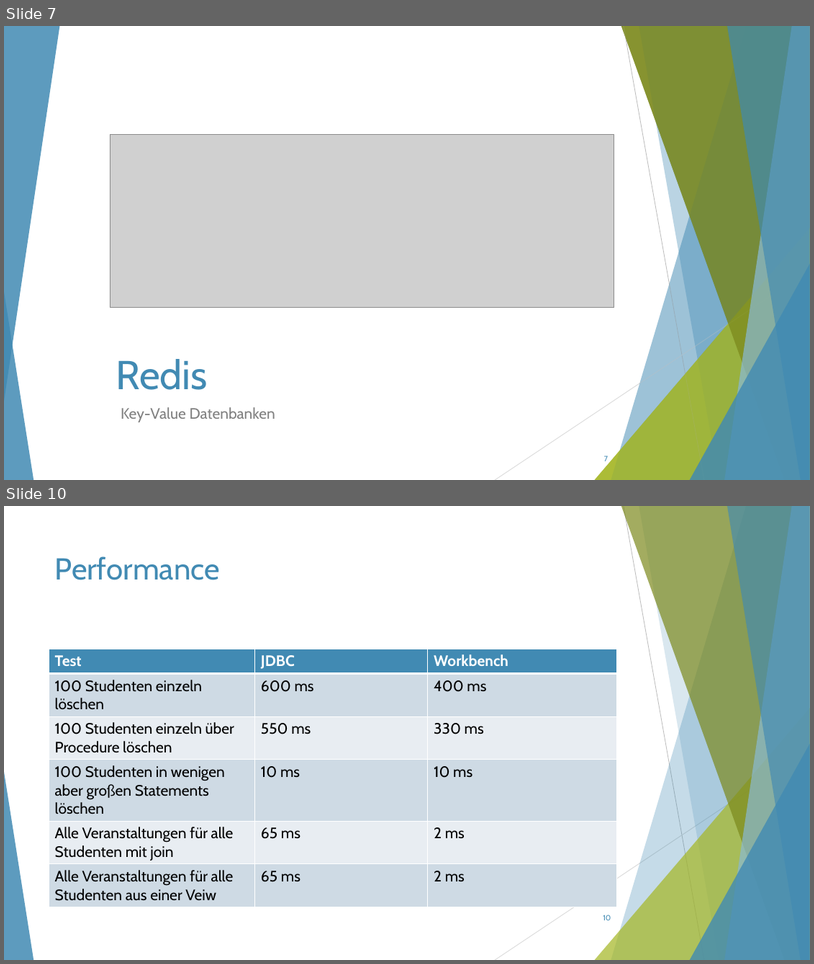
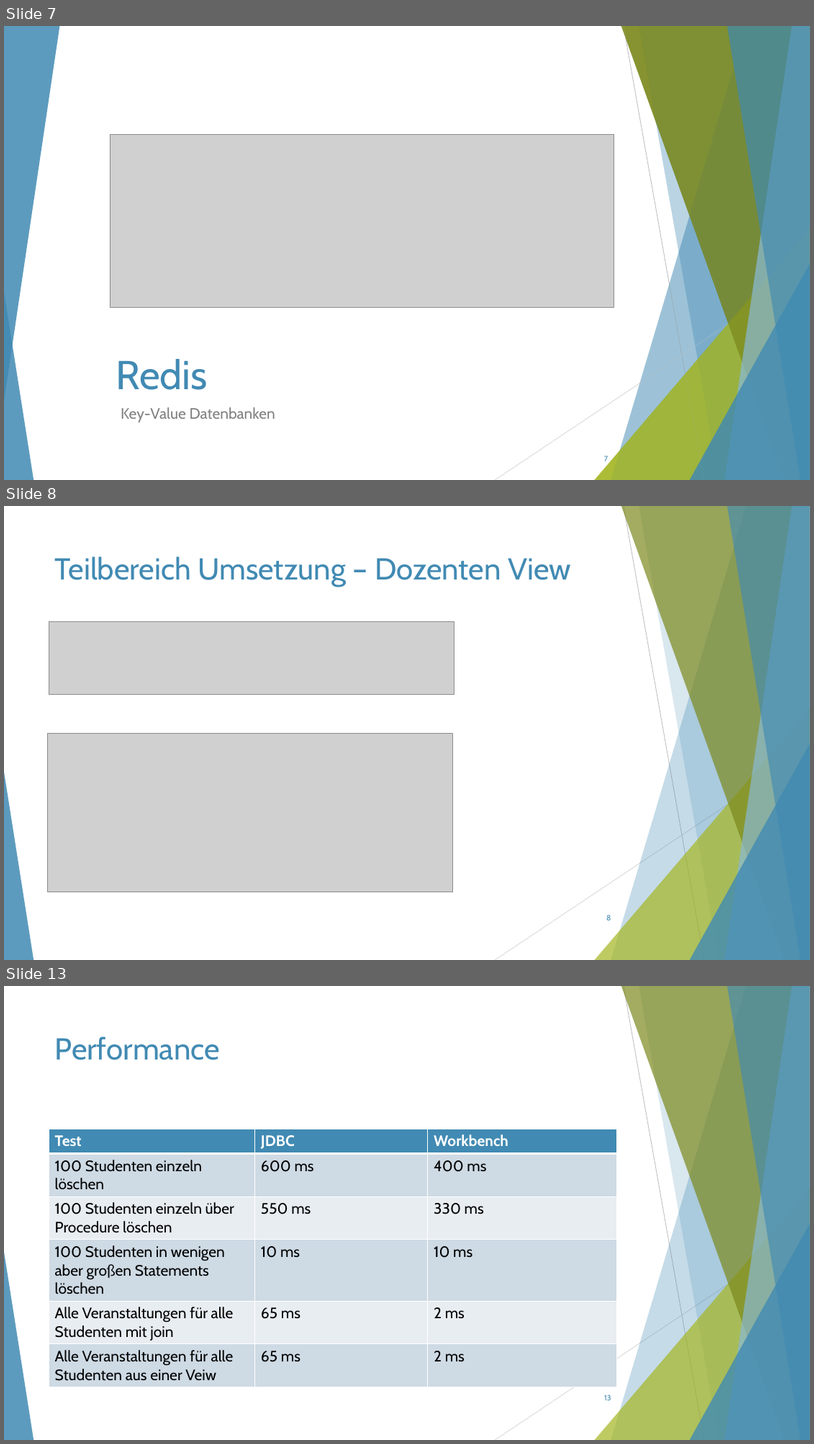
Before and after one commit to ThorbenKonopka/ModerneDB, a slide deck: Präsentation.pptx. Shown one above the other, each under a label of ours: slides 7 and 10 before the commit, slides 7, 8 and 13 after it; the slides between them are not shown. The pictures are 814x964 and 814x1444 pixels, drawn with LibreOffice and Linux fonts; fonts in the diff are those of the drawing; grey boxes stand for pictures. Boxes give left, top, right and bottom in pixels: in the first picture for what was removed or moved away, otherwise in the second. Text is boxed around its words. In the diff, an @@ line names an element or a change of style, - is before the commit and + after.

```diff
--- a/Präsentation.pptx
+++ b/Präsentation.pptx
@@ slide 8 added at [4, 506, 810, 960], background #FFFFFF; not listed: 10 template elements that a slide beside it also shows @@
@@ title added at [55, 556, 571, 587], 36 pt, text #418AB3 @@
+Teilbereich Umsetzung – Dozenten View
@@ picture added at [49, 621, 454, 694] @@
@@ picture added at [48, 733, 453, 892] @@
@@ page number added at [607, 914, 611, 920], 9 pt, text #418AB3 @@
+8
@@ what was slide 10 is now slide 13 @@
@@ page number at [604, 1394, 611, 1400]: text changed @@
-10
+13
```
Also in this commit, not shown: 2 slides changed, 8 other slides added, 3 slides removed.
